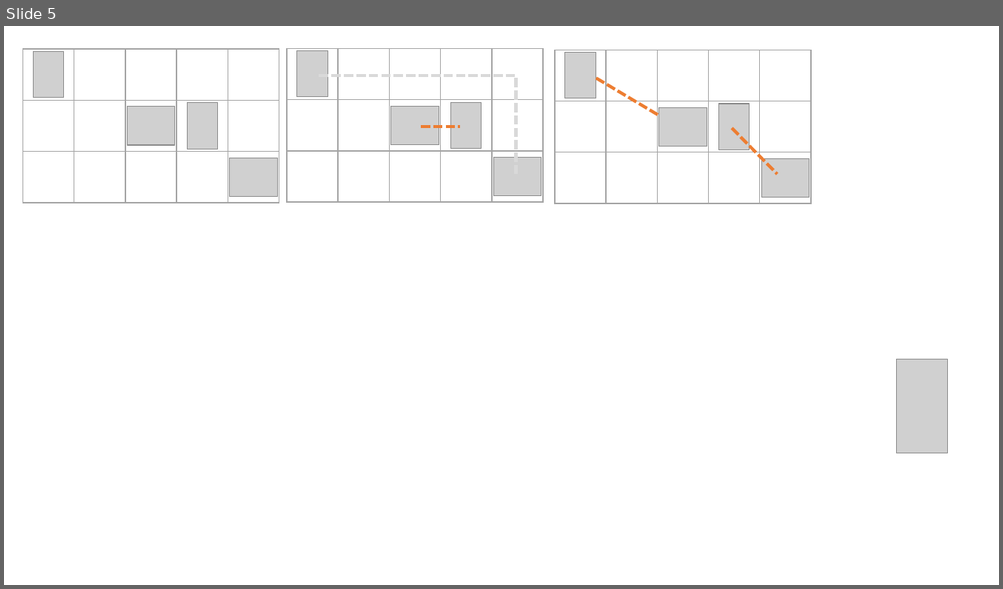
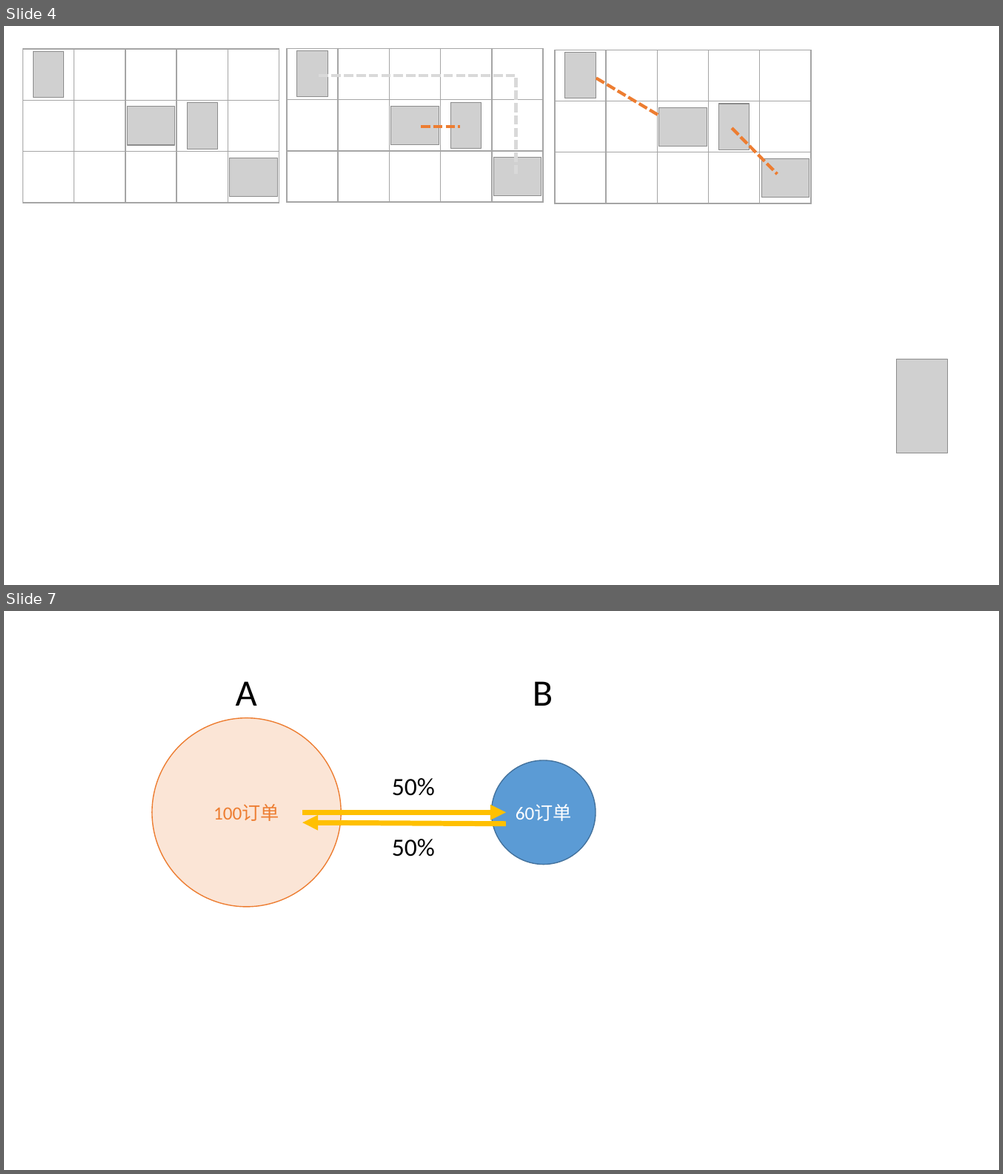
Before and after one commit to xz3030/xz3030.github.io, a slide deck: raw_images/distribute1.pptx. Shown one above the other, each under a label of ours: slide 5 before the commit, slides 4 and 7 after it; the slides between them are not shown. The pictures are 1003x589 and 1003x1174 pixels, drawn with LibreOffice and Linux fonts; fonts in the diff are those of the drawing; grey boxes stand for pictures. Boxes give left, top, right and bottom in pixels: in the first picture for what was removed or moved away, otherwise in the second. Text is boxed around its words. In the diff, an @@ line names an element or a change of style, - is before the commit and + after.

```diff
--- a/raw_images/distribute1.pptx
+++ b/raw_images/distribute1.pptx
@@ slide 7 added at bbox=[4, 611, 999, 1170], background #FFFFFF @@
@@ text added at bbox=[236, 681, 257, 706], 36 pt, text #000000 @@
+A
@@ text added at bbox=[532, 681, 552, 706], 36 pt, text #000000 @@
+B
@@ ellipse added at bbox=[152, 718, 341, 907], fill #FBE5D6, outline #ED7D31 1 pt, 18 pt, text #ED7D31 @@
+100订单
@@ ellipse added at bbox=[491, 760, 596, 865], fill #5B9BD5, outline #43739E 1 pt, 18 pt, text #FFFFFF @@
+60订单
@@ text added at bbox=[392, 778, 435, 796], 24 pt, text #000000 @@
+50%
@@ arrow added from (302, 812) to (506, 812), #FFC000 5 pt @@
@@ arrow added from (506, 823) to (302, 823), #FFC000 5 pt @@
@@ text added at bbox=[392, 839, 435, 857], 24 pt, text #000000 @@
+50%
@@ what was slide 5 is now slide 4 @@
```
Also in this commit, not shown: 1 slide changed, 4 other slides added, 3 slides removed, 2 other files.
